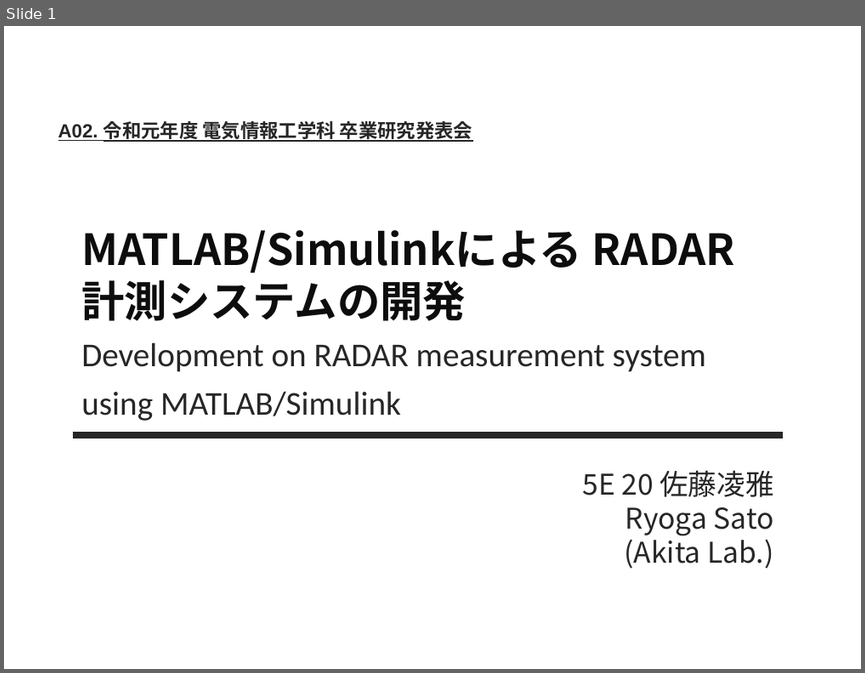
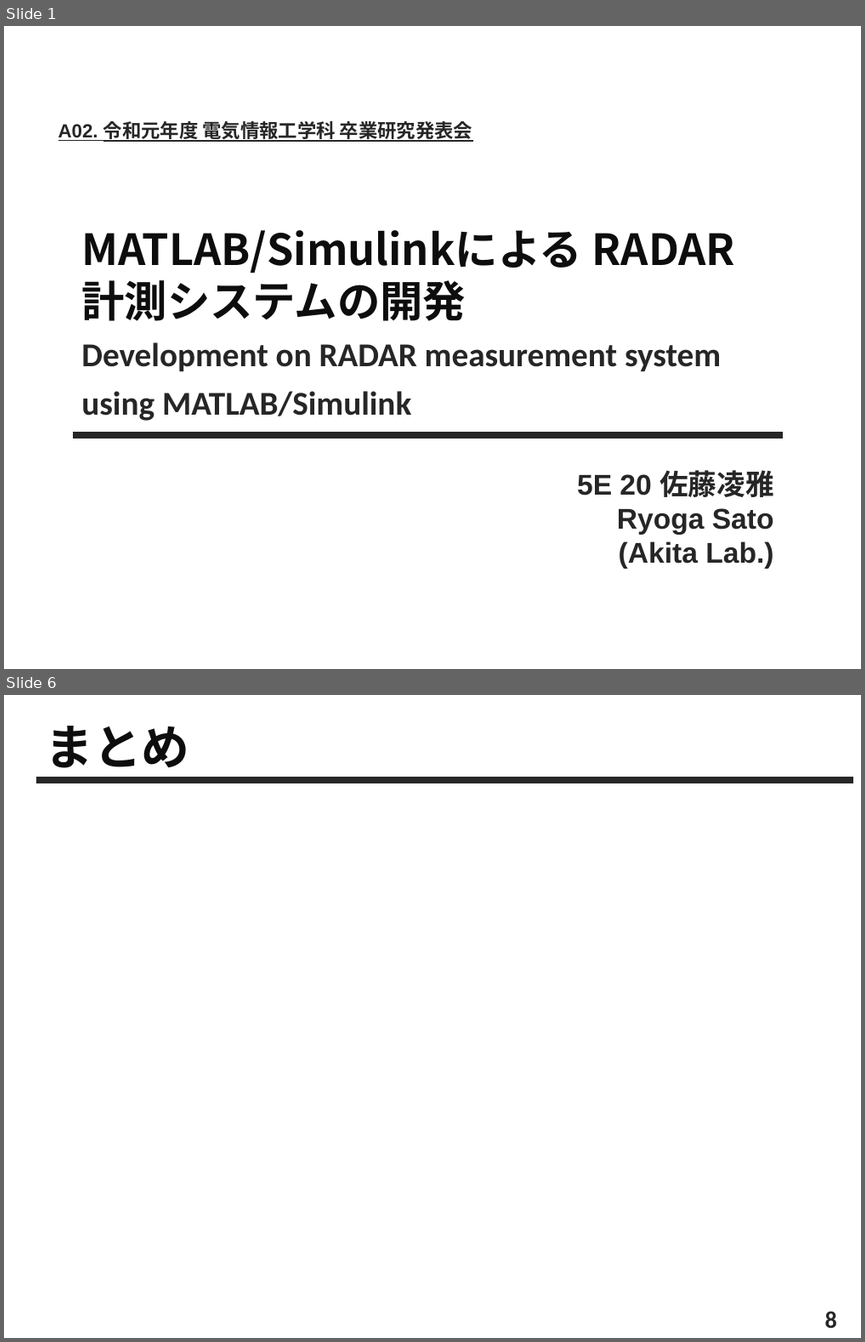
Before and after one commit to surpace0924/thesis_2019, a slide deck: presentation/A02_佐藤凌雅_秋田研究室_R1卒研本発表.pptx. Shown one above the other, each under a label of ours: slide 1 before the commit, slides 1 and 6 after it; the slides between them are not shown. The pictures are 865x673 and 865x1342 pixels, drawn with LibreOffice and Linux fonts; fonts in the diff are those of the drawing. Boxes give left, top, right and bottom in pixels: in the first picture for what was removed or moved away, otherwise in the second. Text is boxed around its words. In the diff, an @@ line names an element or a change of style, - is before the commit and + after.

```diff
--- a/presentation/A02_佐藤凌雅_秋田研究室_R1卒研本発表.pptx
+++ b/presentation/A02_佐藤凌雅_秋田研究室_R1卒研本発表.pptx
@@ slide 6 added at (4, 695, 861, 1338), background #FFFFFF @@
@@ text added at (45, 726, 189, 777), 40.5 pt, text #0D0D0D, bold @@
+まとめ
@@ line added from (36, 780) to (853, 780), #262626 6 pt @@
@@ text added at (825, 1310, 837, 1327), 20 pt, text #262626, bold @@
+8
@@ slide 1 changed as well @@
@@ subtitle "Development on RADAR measurement system" at (81, 342, 721, 420): bold on @@
@@ text "5E 20 佐藤凌雅" at (577, 470, 774, 568): font Noto Sans CJK JP to Arial, bold on @@
```
Also in this commit, not shown: 4 other slides added, 7 slides removed.
